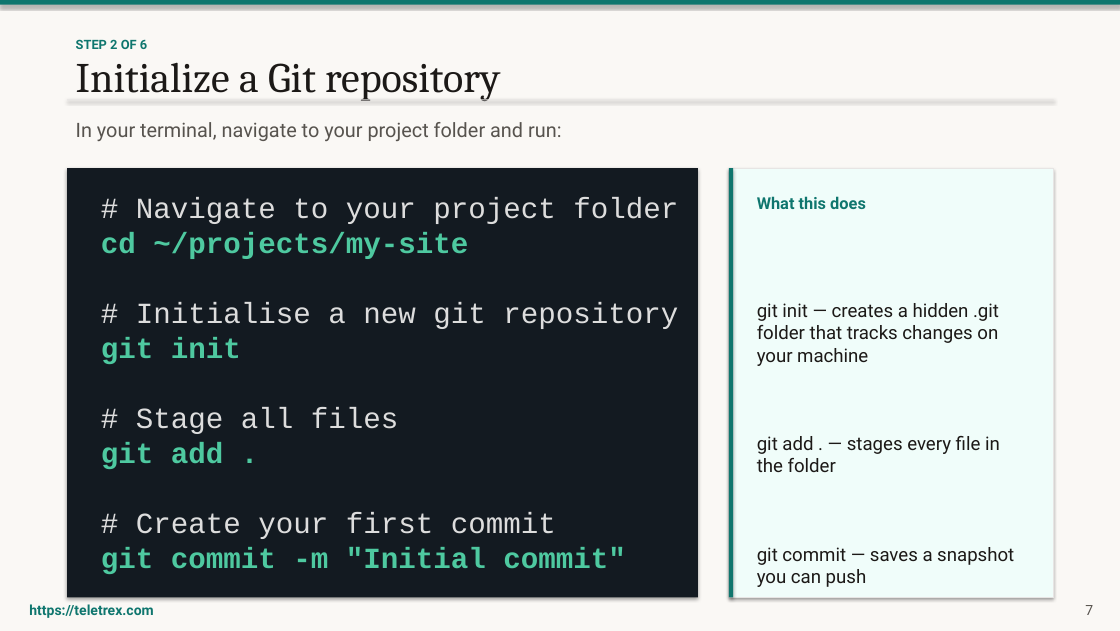
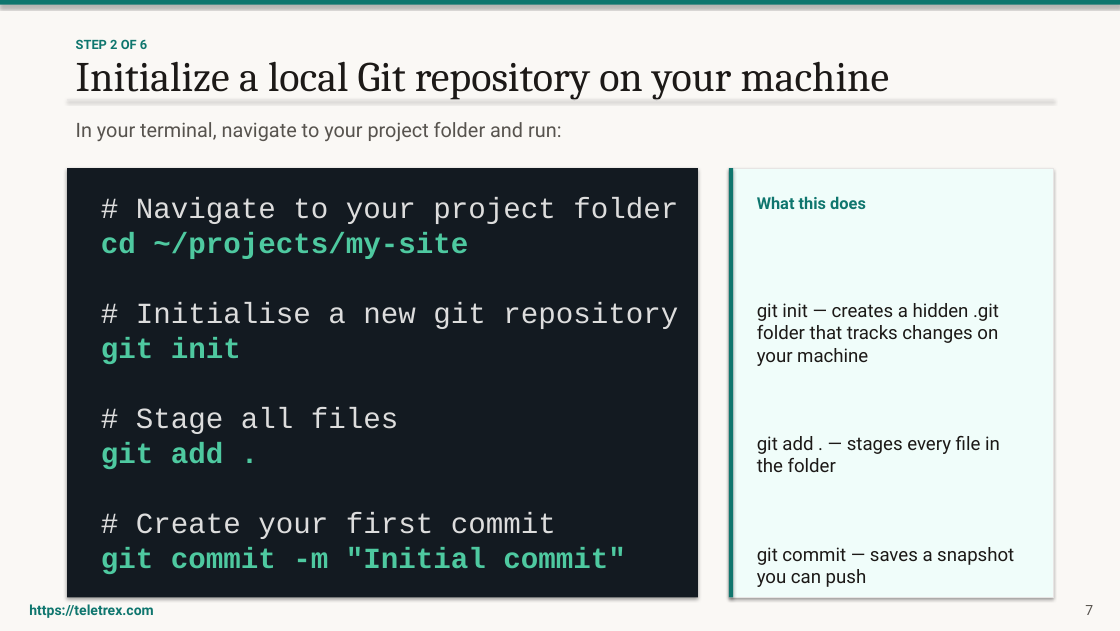
Before and after one commit to louisroehrs/github-pages-training, a slide deck: slide 7 of slides/GitHub-Pages-Training.pptx. Drawn at 1120x631 pixels with LibreOffice and Linux fonts; fonts in the diff are those of the drawing. Boxes give left, top, right and bottom in pixels: in the first picture for what was removed or moved away, otherwise in the second. Text is boxed around its words. In the diff, an @@ line names an element or a change of style, - is before the commit and + after.

```diff
--- a/slides/GitHub-Pages-Training.pptx
+++ b/slides/GitHub-Pages-Training.pptx
@@ text at <box>76,61,890,100</box>: text changed @@
-Initialize a Git repository
+Initialize a local Git repository on your machine
```
Also in this commit, not shown: 16 other slides changed, 13 slides added, 2 other files.
